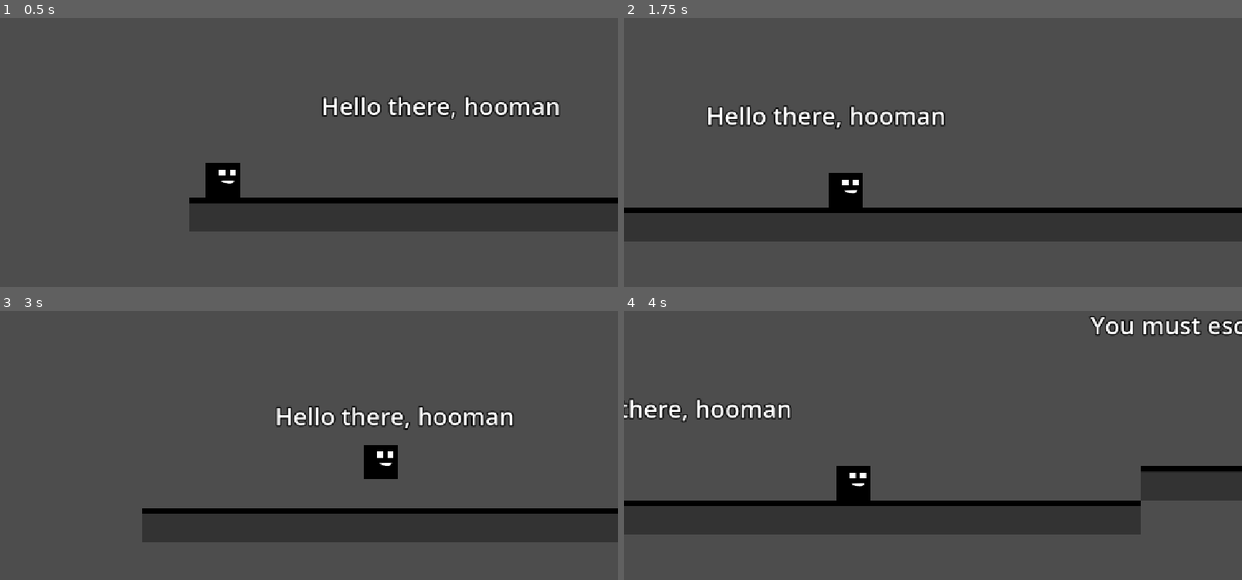
Above: before the commit, frames 1-4 (two rows, left to right).
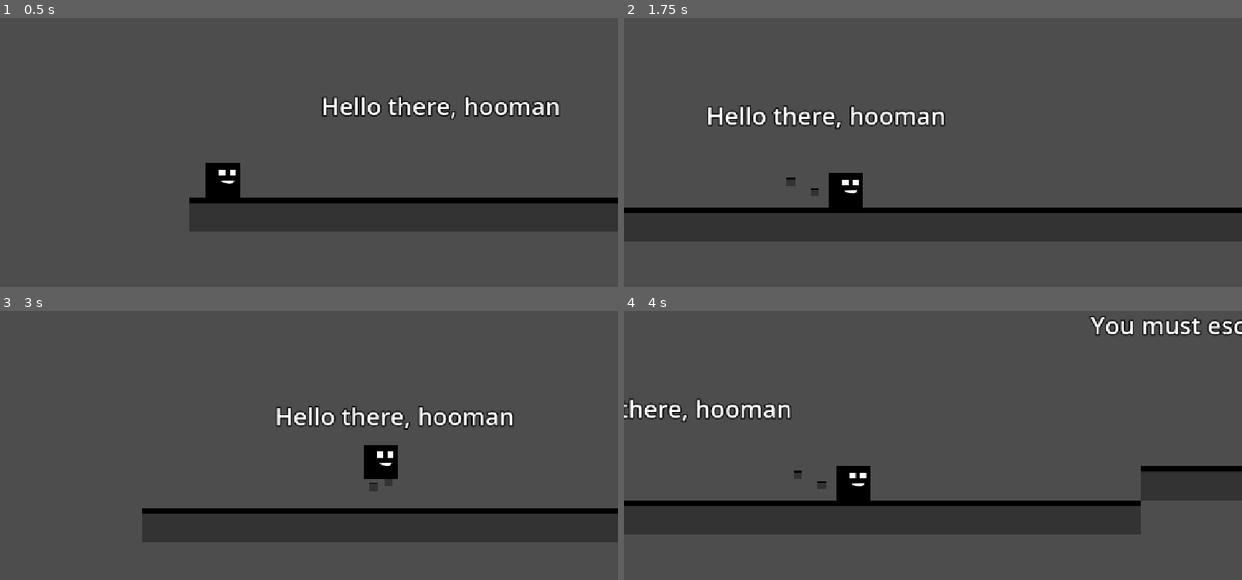
Above: after the commit, the same moments.

Repository: arkahafidz/jumpstart-arka
Game: Godot game, scene res://main.tscn
Two runs of this game, one before a commit and one after it. Both use one fixed random seed, a clock stepped at 60 frames per second and the inputs below.
Inputs (mouse positions are in pixels of both pictures, inside the frame that each line leads up to):
- Up to frame 1 (0.5 s): no input
- Up to frame 2 (1.75 s): tap Enter at 0.5 s; move the mouse to (1068, 109) at 0.52 s; hold D (right) from 0.53 s (still down); tap Space (jump) at 0.6, 0.77, 1.07, 1.52, 1.55 s; click (1068, 109) at 0.67 s; move the mouse to (809, 144) at 1.27 s; tap Alt at 1.35 s
- Up to frame 3 (3 s): tap Space (jump) at 1.82, 2.3, 2.85 s; move the mouse to (370, 343) at 2.02 s; release D (right) at 2.03 s; hold A (left) 2.03-2.78 s; tap Shift at 2.1 s; move the mouse to (278, 488) at 2.77 s; hold D (right) from 2.78 s (still down); click (278, 488) at 2.92 s
- Up to frame 4 (4 s): keep holding D (right); tap Space (jump) at 3.02, 3.32, 3.77, 3.8 s; move the mouse to (1118, 469) at 3.52 s; tap Alt at 3.6 s

Frame 1 is identical in both runs. In frame 2, less than 0.1% of the frame differs, in the area x 26-32%, y 59-67%; in frame 3, less than 0.1%; in frame 4, less than 0.1%.

Commit message:
Recheck the AI's codes and clean it, also added particles

Diff:
--- a/main.tscn
+++ b/main.tscn
@@ -72,6 +72,7 @@
 script = ExtResource("1_h2yge")
 
 [node name="AnimatedSprite2D" type="AnimatedSprite2D" parent="Player" unique_id=1041954057]
+z_index = 10
 position = Vector2(64, 560)
 sprite_frames = SubResource("SpriteFrames_ig7tw")
 animation = &"idle"
@@ -87,6 +88,22 @@
 [node name="AudioStreamPlayer2D" type="AudioStreamPlayer2D" parent="Player" unique_id=86048346]
 stream = ExtResource("3_lquwl")
 volume_db = 1.0
+
+[node name="CPUParticles2D" type="CPUParticles2D" parent="Player" unique_id=1444523584]
+position = Vector2(35, 578)
+rotation = -6.3004293
+amount = 5
+texture = ExtResource("2_0xm2m")
+lifetime = 0.5
+emission_shape = 1
+emission_sphere_radius = 25.0
+direction = Vector2(-200, -100)
+spread = 0.0
+gravity = Vector2(0, 750)
+initial_velocity_min = 100.0
+initial_velocity_max = 200.0
+scale_amount_min = 0.25
+scale_amount_max = 0.25
 
 [node name="TileMapLayer" type="TileMapLayer" parent="." unique_id=1830231973]
 tile_map_data = PackedByteArray("AAAAACUAAQAAAAAAAAAAACYAAQAAAAEAAAAAACcAAQAAAAIAAAAAACgAAQAAAAMAAAABACUAAQABAAAAAAABAC …(73456 unchanged characters)…
--- a/scripts/player.gd
+++ b/scripts/player.gd
@@ -1,29 +1,26 @@
 extends CharacterBody2D
 
-# Menggunakan @export agar nilai bisa diubah langsung dari Inspector Godot
 @export var SPEED: float = 400.0
 @export var JUMP_VELOCITY: float = -450.0
 @export var ACCELERATION: float = 2000.0
 @export var FRICTION: float = 1500.0
 
-# Pengaturan Kamera Dinamis
-@export var CAMERA_LEAD_DISTANCE: float = 300.0  # Jarak diperbesar agar pandangan ke depan lebih luas
-@export var CAMERA_SMOOTH_SPEED: float = 4.0     # Sedikit diturunkan agar pergerakan terasa lebih cinematic
+@export var CAMERA_LEAD_DISTANCE: float = 300.0
+@export var CAMERA_SMOOTH_SPEED: float = 4.0
 
-# Referensi node berdasarkan scene Anda
 @onready var sprite_2d: AnimatedSprite2D = $AnimatedSprite2D
 @onready var camera_2d: Camera2D = $Camera2D
-# --- TAMBAHKAN REFERENSI NODE AUDIO DI SINI ---
 @onready var jump_sound: AudioStreamPlayer2D = $AudioStreamPlayer2D
+@onready var block_trail: CPUParticles2D = $CPUParticles2D
 
-# Menyimpan target posisi horizontal kamera
 var target_camera_x: float = 0.0
 
 func _physics_process(delta: float) -> void:
 	apply_gravity(delta)
 	handle_jump()
 	handle_movement(delta)
-	handle_camera(delta) # Memanggil fungsi kontrol kamera
+	handle_camera(delta)
+	handle_trail()
 	move_and_slide()
 
 func apply_gravity(delta: float) -> void:
@@ -33,7 +30,6 @@
 func handle_jump() -> void:
 	if Input.is_action_just_pressed("jump") and is_on_floor():
 		velocity.y = JUMP_VELOCITY
-		# --- PANGGIL SUARA LOMPAT DI SINI ---
 		if jump_sound:
 			jump_sound.play()
 
@@ -44,17 +40,18 @@
 		velocity.x = move_toward(velocity.x, direction * SPEED, ACCELERATION * delta)
 		if sprite_2d:
 			sprite_2d.flip_h = (direction < 0)
+		if block_trail:
+			block_trail.direction.x = -direction
 	else:
 		velocity.x = move_toward(velocity.x, 0, FRICTION * delta)
 
-	# Kamera mengikuti arah hadap karakter, bukan hanya saat tombol ditekan
 	if sprite_2d:
-		if sprite_2d.flip_h:
-			target_camera_x = -CAMERA_LEAD_DISTANCE # Menghadap kiri, kamera ke kiri
-		else:
-			target_camera_x = CAMERA_LEAD_DISTANCE  # Menghadap kanan, kamera ke kanan
+		target_camera_x = -CAMERA_LEAD_DISTANCE if sprite_2d.flip_h else CAMERA_LEAD_DISTANCE
 
 func handle_camera(delta: float) -> void:
 	if camera_2d:
-		# Menggeser posisi X kamera secara halus (lerp) menuju target_camera_x
 		camera_2d.position.x = lerp(camera_2d.position.x, target_camera_x, CAMERA_SMOOTH_SPEED * delta)
+
+func handle_trail() -> void:
+	if block_trail:
+		block_trail.emitting = is_on_floor() and abs(velocity.x) > 20.0
Binary file removed: images/grid.png
Not shown, removed: images/grid.png.import
